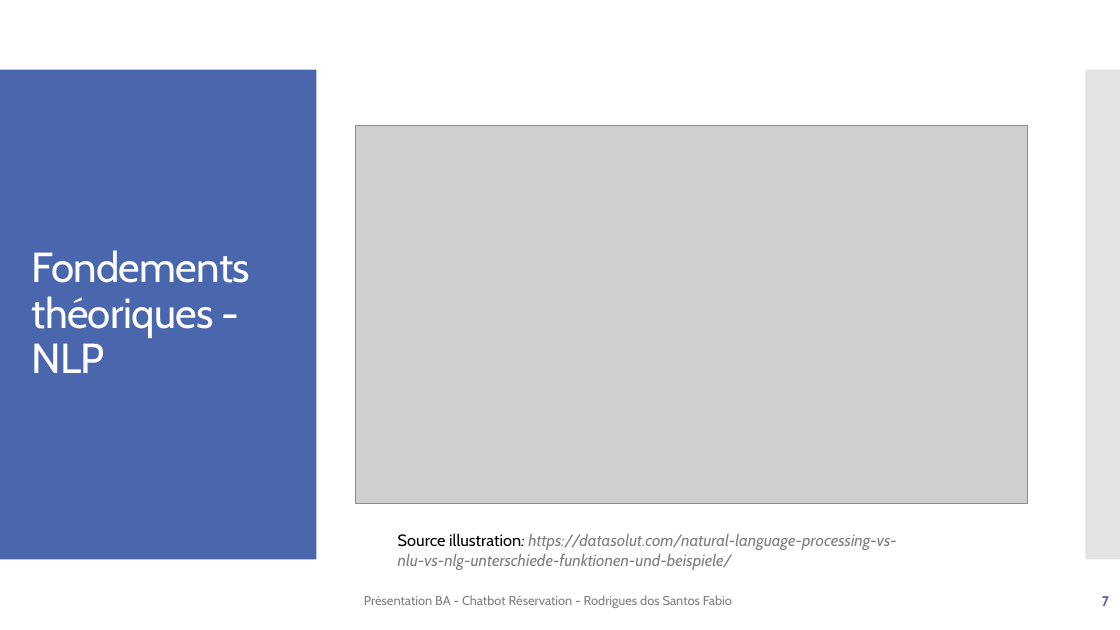
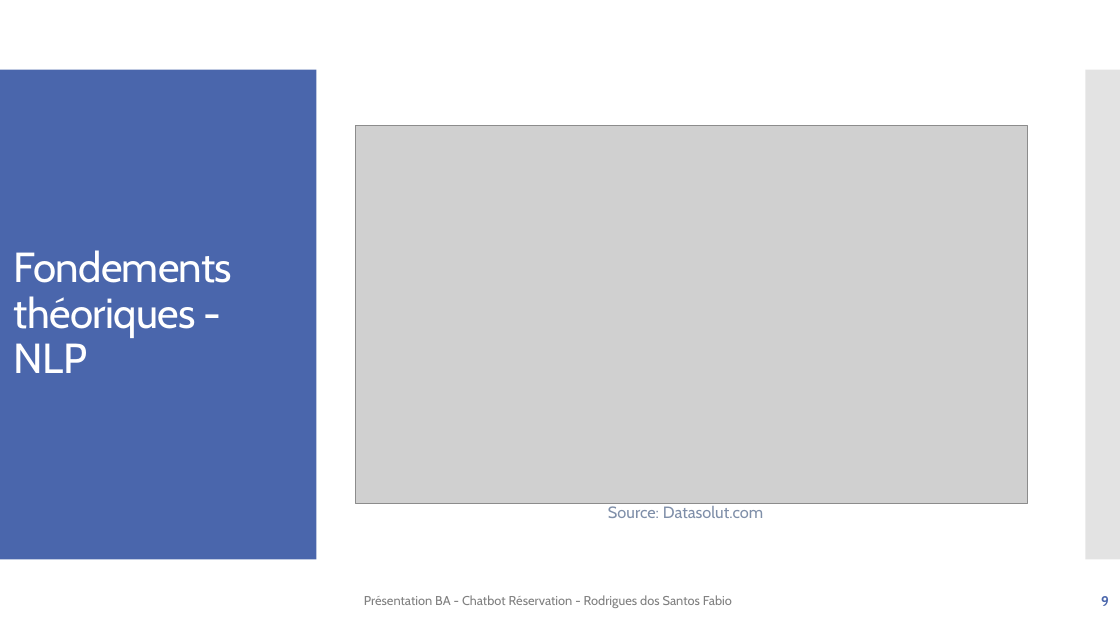
Before and after one commit to f-rdrgs/projet-bachelor, a slide deck: slide 9 of documentation/travail_bachelor/ISC_LOG_presentation_diplome_RodriguesDosSantosFabio_EggenbergNiklaus_2024.pptx (slide 7 before the commit). Drawn at 1120x630 pixels with LibreOffice and Linux fonts; fonts in the diff are those of the drawing; grey boxes stand for pictures. Boxes give left, top, right and bottom in pixels: in the first picture for what was removed or moved away, otherwise in the second. Text is boxed around its words. In the diff, an @@ line names an element or a change of style, - is before the commit and + after.

```diff
--- a/documentation/travail_bachelor/ISC_LOG_presentation_diplome_RodriguesDosSantosFabio_EggenbergNiklaus_2024.pptx
+++ b/documentation/travail_bachelor/ISC_LOG_presentation_diplome_RodriguesDosSantosFabio_EggenbergNiklaus_2024.pptx
@@ title "Fondements théoriques - NLP": place and size @@
-title "Fondements théoriques - NLP" at bbox=[32, 250, 250, 373]
+title "Fondements théoriques - NLP" at bbox=[14, 250, 232, 373]
@@ text at bbox=[608, 506, 764, 518]: text changed; text colour #808080 to #7F8FA9; italic off @@
-Source illustration: https://datasolut.com/natural-language-processing-vs-
-nlu-vs-nlg-unterschiede-funktionen-und-beispiele/
+Source: Datasolut.com
@@ page number at bbox=[1101, 596, 1109, 606]: text changed @@
-7
+9
```
Also in this commit, not shown: 1 other slide changed, 5 slides added.
